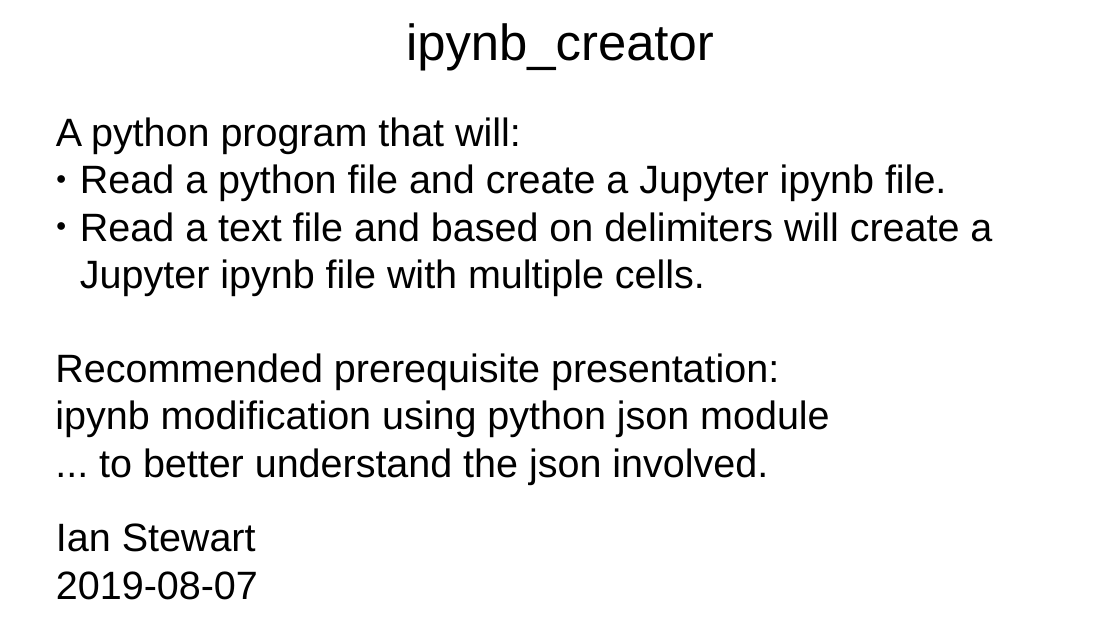
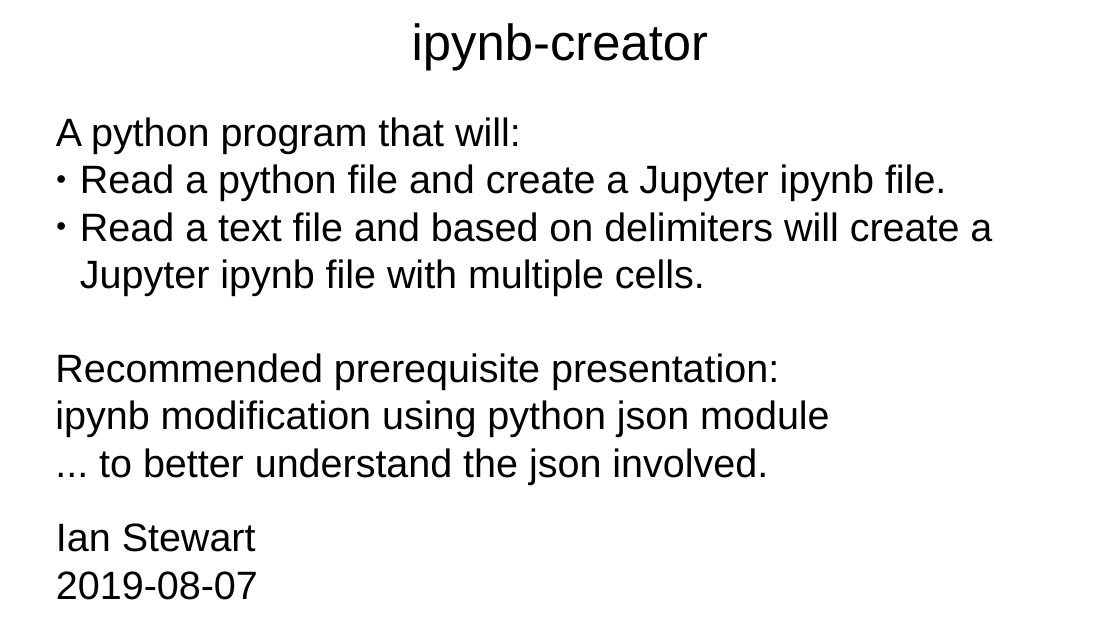
Before and after one commit to irsbugs/ipynb-creator, a slide deck: slide 1 of ipynb_creator_presentation.odp. Drawn at 1120x630 pixels with LibreOffice and Linux fonts; fonts in the diff are those of the drawing. Boxes give left, top, right and bottom in pixels: in the first picture for what was removed or moved away, otherwise in the second. Text is boxed around its words. In the diff, an @@ line names an element or a change of style, - is before the commit and + after.

```diff
--- a/ipynb_creator_presentation.odp
+++ b/ipynb_creator_presentation.odp
@@ title at (412,23,708,71): text changed @@
-ipynb_creator
+ipynb-creator
```
Also in this commit, not shown: 13 other slides changed.
